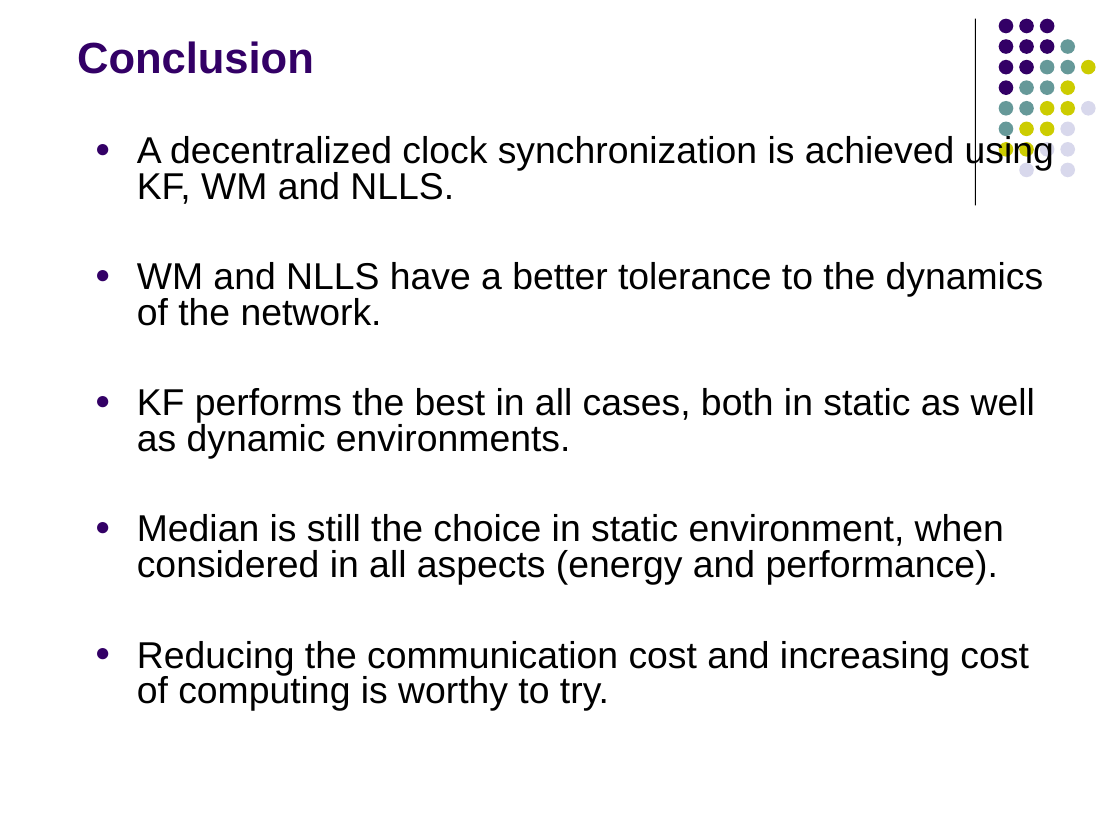
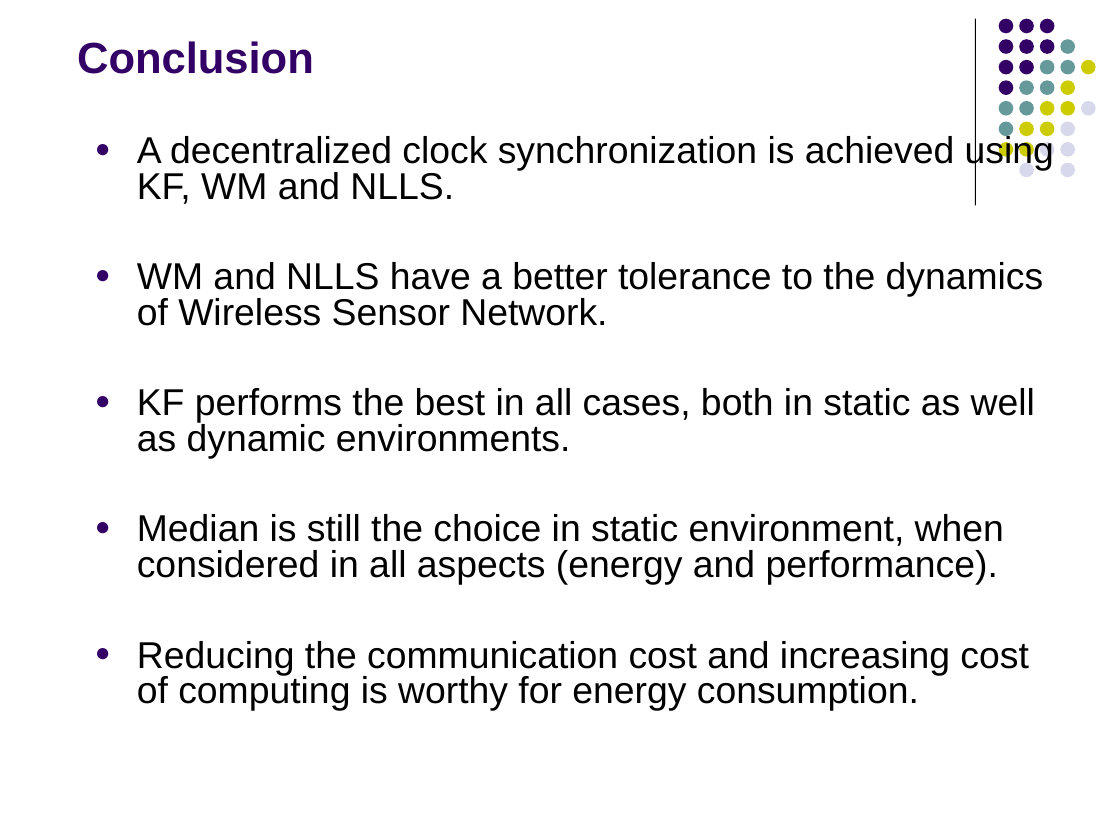
Before and after one commit to fasalex/symposium, a slide deck: slide 38 of Presentation.ppt. Drawn at 1120x840 pixels with LibreOffice and Linux fonts; fonts in the diff are those of the drawing. Boxes give left, top, right and bottom in pixels: in the first picture for what was removed or moved away, otherwise in the second. Text is boxed around its words. In the diff, an @@ line names an element or a change of style, - is before the commit and + after.

```diff
--- a/Presentation.ppt
+++ b/Presentation.ppt
@@ text at [137, 262, 1044, 326]: text changed @@
-● WM and NLLS have a better tolerance to the dynamics of the network.
+● WM and NLLS have a better tolerance to the dynamics of Wireless Sensor Network.
@@ text at [137, 641, 1028, 711]: text changed @@
-● Reducing the communication cost and increasing cost of computing is worthy to try.
+● Reducing the communication cost and increasing cost of computing is worthy for energy consumption.
```
Also in this commit, not shown: 28 other slides changed, 30 other files.
